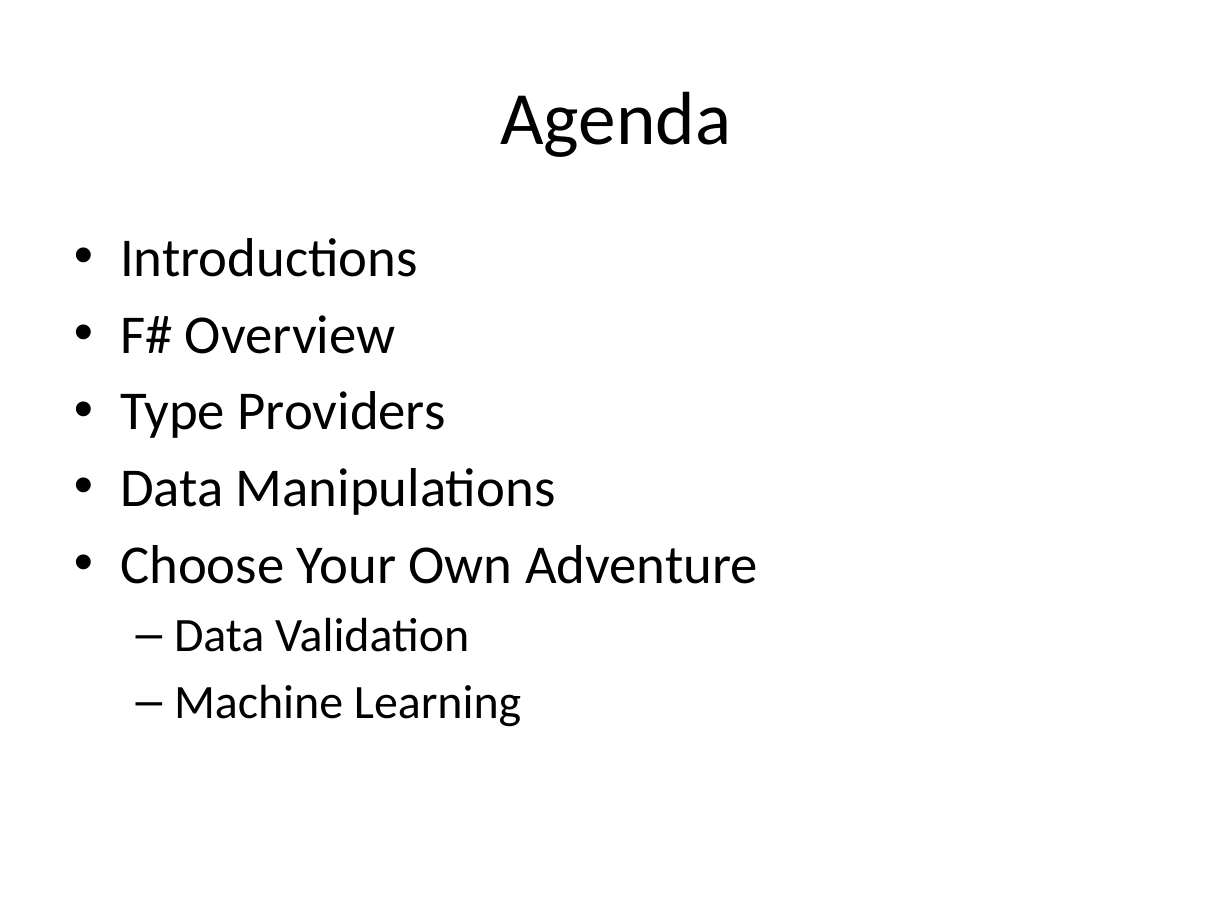
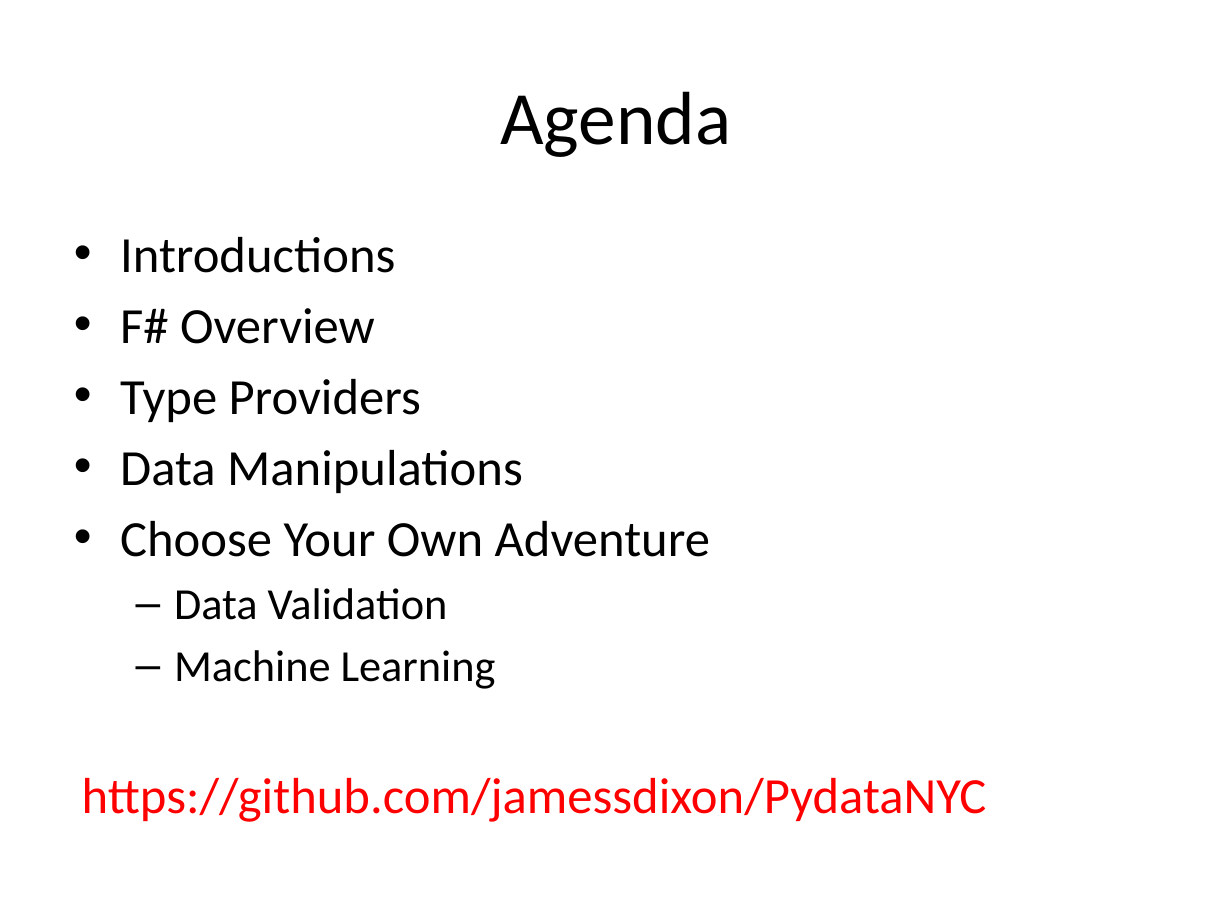
Before and after one commit to AlanGitHub00/PydataNYC, a slide deck: slide 2 of presentation/FSharpForData.pptx. Drawn at 1232x924 pixels with LibreOffice and Linux fonts; fonts in the diff are those of the drawing. Boxes give left, top, right and bottom in pixels: in the first picture for what was removed or moved away, otherwise in the second. Text is boxed around its words. In the diff, an @@ line names an element or a change of style, - is before the commit and + after.

Commit message:
Finished deck

```diff
--- a/presentation/FSharpForData.pptx
+++ b/presentation/FSharpForData.pptx
@@ text at [120, 237, 710, 689]: size 32 to 29.6 pt in "Introductions", "F# Overview", "Type Providers", "Data Manipulations" and 1 more places; size 28 to 25.9 pt in "Data Validation", "Machine Learning" @@
@@ text at [82, 778, 987, 822]: paragraph added @@
+https://github.com/jamessdixon/PydataNYC
```
Also in this commit, not shown: 2 other slides changed, 3 slides added.
